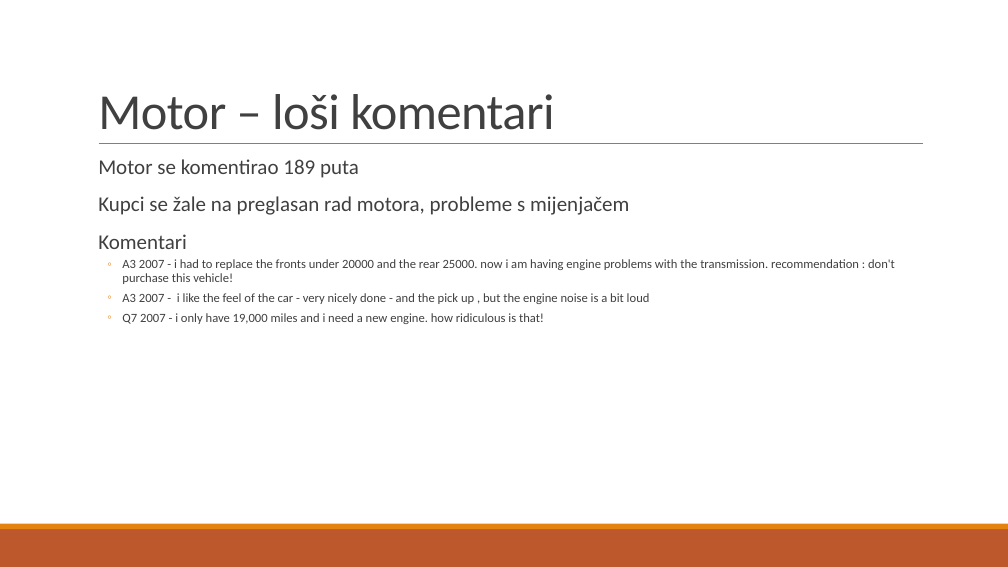
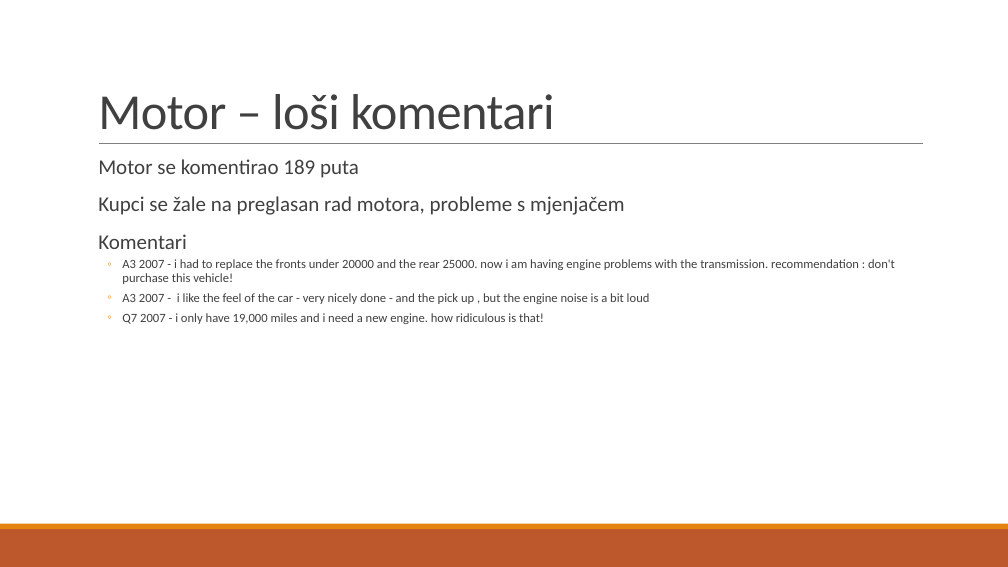
Before and after one commit to hrvojepek/python_playground, a slide deck: slide 16 of NOSQL_Big_Data_Analytics/Hrvoje_Pek_0036466288_NOSQL_Audi.pptx. Drawn at 1008x567 pixels with LibreOffice and Linux fonts; fonts in the diff are those of the drawing. Boxes give left, top, right and bottom in pixels: in the first picture for what was removed or moved away, otherwise in the second. Text is boxed around its words. In the diff, an @@ line names an element or a change of style, - is before the commit and + after.

Commit message:
Added readme, presentation fix

```diff
--- a/NOSQL_Big_Data_Analytics/Hrvoje_Pek_0036466288_NOSQL_Audi.pptx
+++ b/NOSQL_Big_Data_Analytics/Hrvoje_Pek_0036466288_NOSQL_Audi.pptx
@@ text at [98,196,625,215]: text changed @@
-  Kupci se žale na preglasan rad motora, probleme s mijenjačem
+  Kupci se žale na preglasan rad motora, probleme s mjenjačem
```
Also in this commit, not shown: 1 other file.
